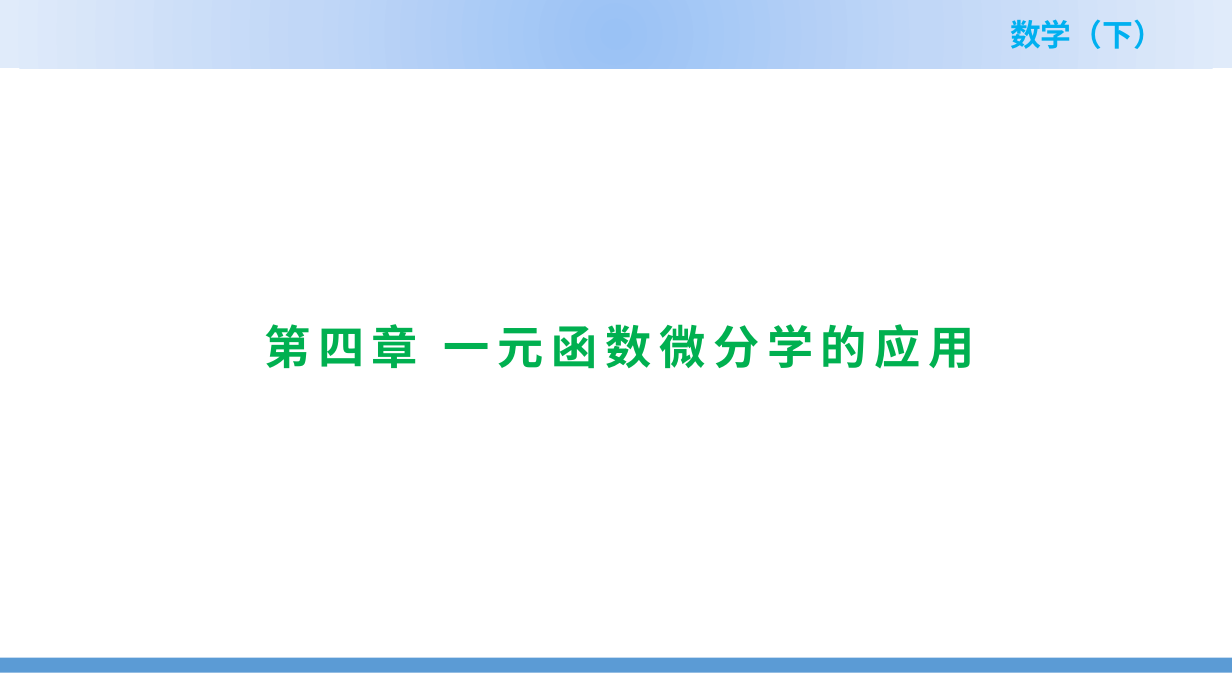
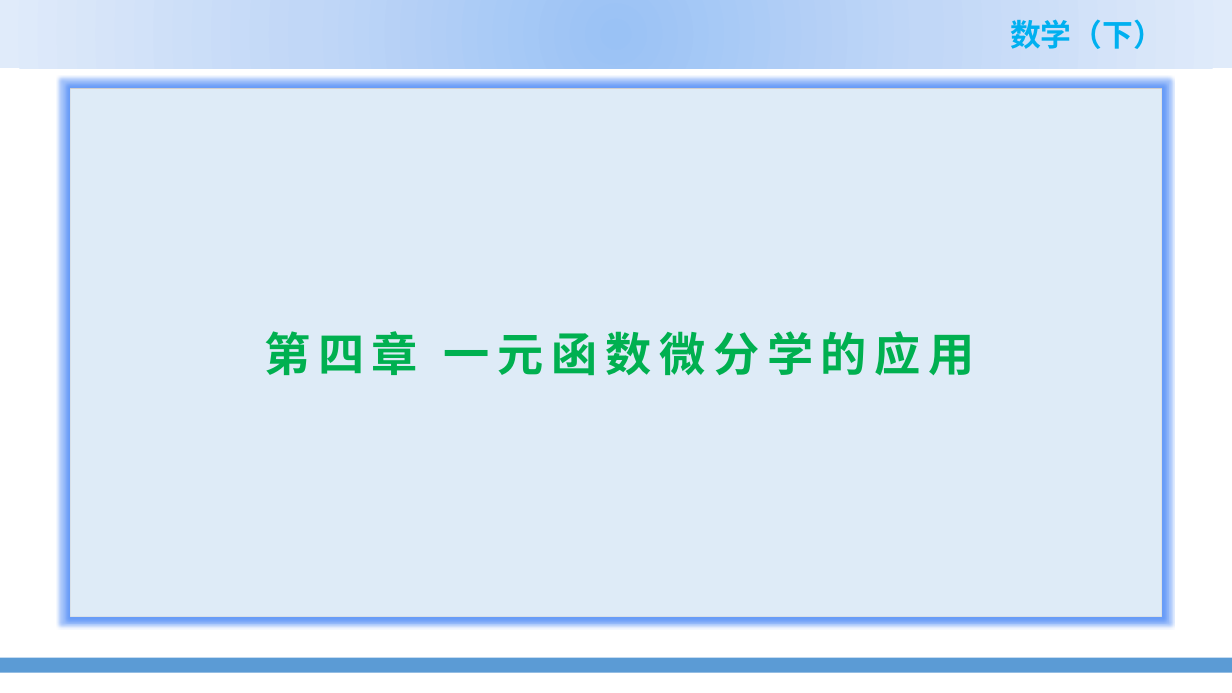
Before and after one commit to zhangshenxing/zhangshenxing.github.io, a slide deck: slide 1 of teaching/2022_spring_Math_II_ppt/4.1 微分中值定理.pptx. Drawn at 1232x693 pixels with LibreOffice and Linux fonts; fonts in the diff are those of the drawing; background and template pictures are left out. Boxes give left, top, right and bottom in pixels: in the first picture for what was removed or moved away, otherwise in the second. Text is boxed around its words. In the diff, an @@ line names an element or a change of style, - is before the commit and + after.

```diff
--- a/teaching/2022_spring_Math_II_ppt/4.1 微分中值定理.pptx
+++ b/teaching/2022_spring_Math_II_ppt/4.1 微分中值定理.pptx
@@ title "第四章 一元函数微分学的应用": place and size @@
-title "第四章 一元函数微分学的应用" at (264,324,975,369)
+title "第四章 一元函数微分学的应用" at (70,89,1162,616)
@@ title "第四章 一元函数微分学的应用" at (70,89,1162,616): fill none to #DEEBF7 @@
@@ rectangle added at (70,89,1162,616), fill #FFFFFF, outline #D0CECE 1 pt @@
```
Also in this commit, not shown: 1 other slide changed, 33 slides added, 30 slides removed, 3 other files.
